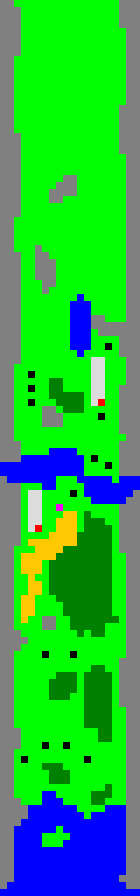
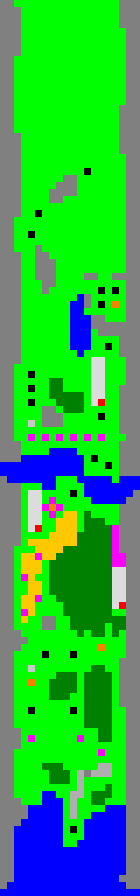
Layered file, before and after one edit (140 × 896). Changes by layer:
painted on "enemies" over [21, 168, 126, 833]
painted on "midground" over [70, 273, 126, 819]
painted on "ground" over [42, 301, 126, 847]
